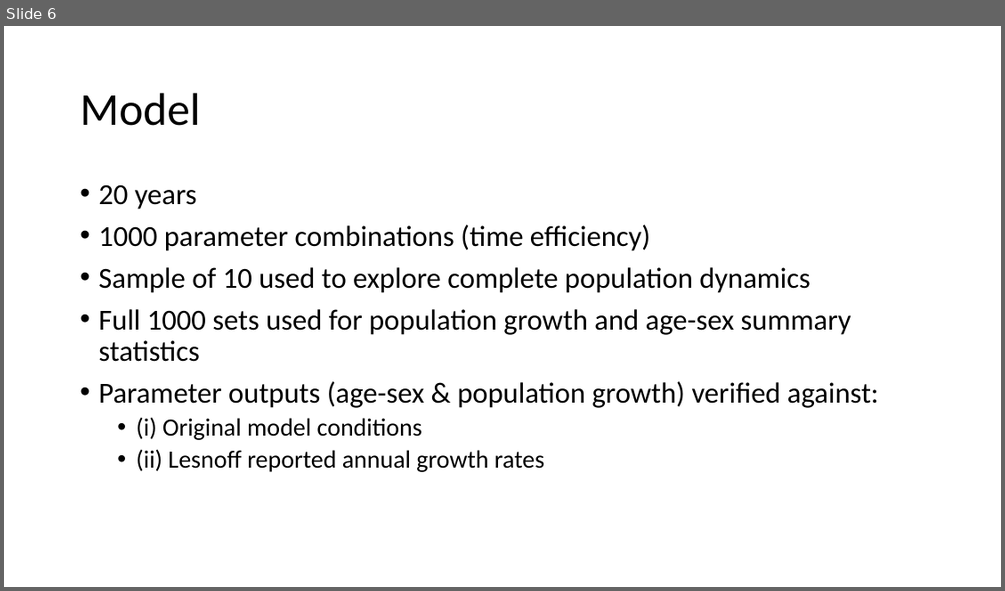
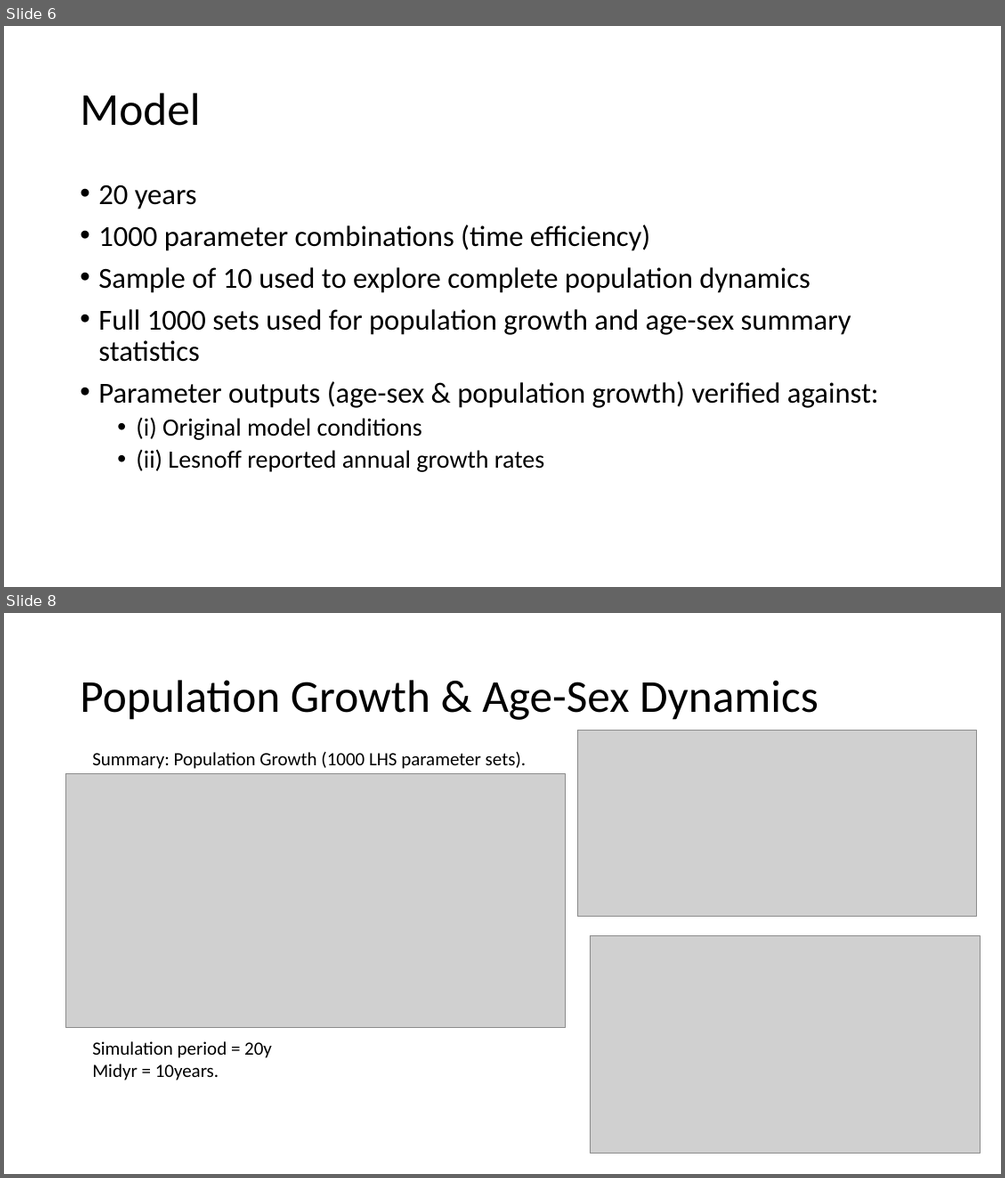
Before and after one commit to BethSavagar/demographic_model_1, a slide deck: presentations/profile-validation/lesnoff.pptx. Shown one above the other, each under a label of ours: slide 6 before the commit, slides 6 and 8 after it; the slides between them are not shown. The pictures are 1005x591 and 1005x1178 pixels, drawn with LibreOffice and Linux fonts; fonts in the diff are those of the drawing; grey boxes stand for pictures. Boxes give left, top, right and bottom in pixels: in the first picture for what was removed or moved away, otherwise in the second. Text is boxed around its words. In the diff, an @@ line names an element or a change of style, - is before the commit and + after.

```diff
--- a/presentations/profile-validation/lesnoff.pptx
+++ b/presentations/profile-validation/lesnoff.pptx
@@ slide 8 added at (4,613,1001,1174), background #FFFFFF @@
@@ title added at (80,680,818,720), 44 pt, text #000000 @@
+Population Growth & Age-Sex Dynamics
@@ picture added at (577,730,977,916) @@
@@ text added at (92,752,526,769), 18 pt, text #000000 @@
+Summary: Population Growth (1000 LHS parameter sets).
@@ picture added at (66,774,565,1028) @@
@@ picture added at (590,935,979,1153) @@
@@ text added at (92,1041,272,1080), 18 pt, text #000000 @@
+Simulation period = 20y
+Midyr = 10years.
```
Also in this commit, not shown: 5 other slides added, 1 other file.
